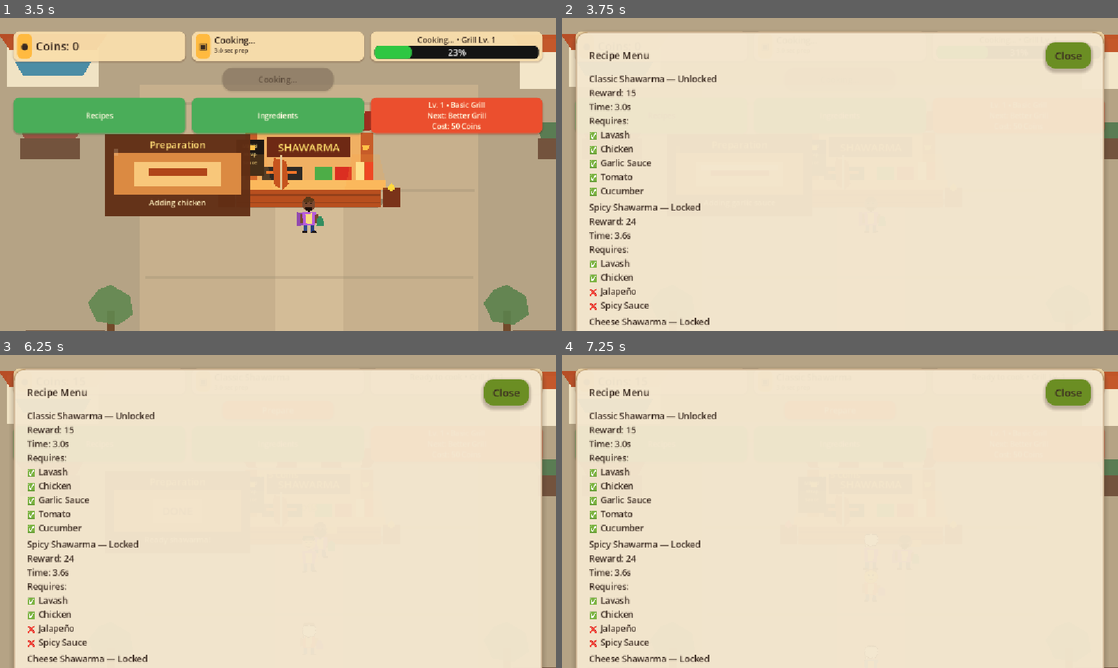
Above: before the commit, frames 1-4 (two rows, left to right).
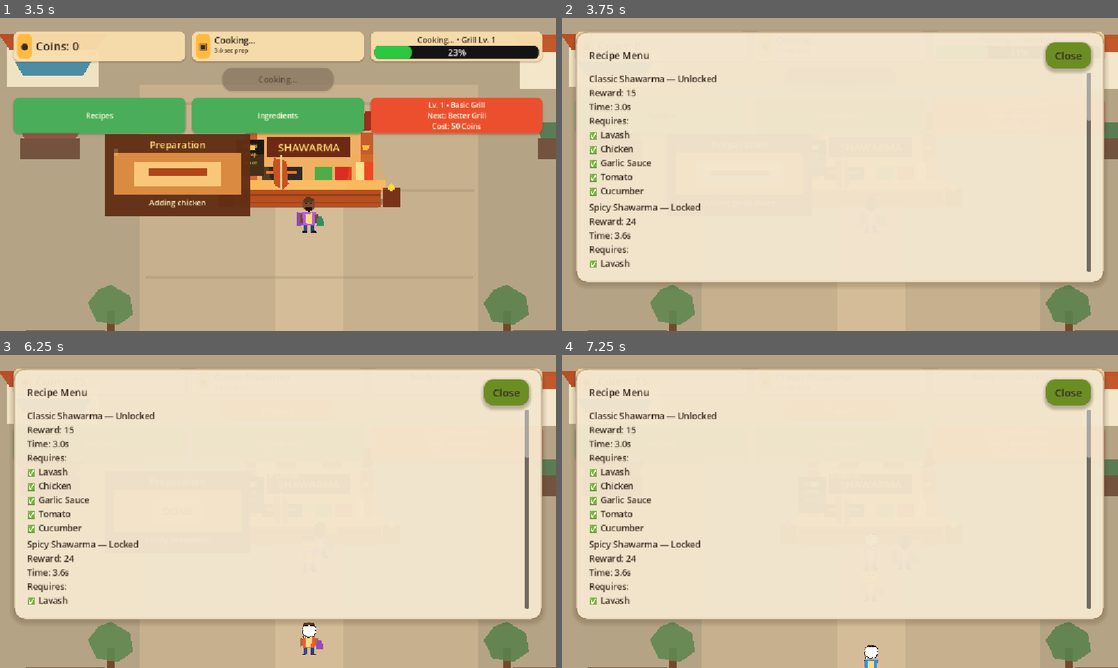
Above: after the commit, the same moments.

Repository: pyto159/ShawarmaEmpire
Game: Godot game, scene res://Scenes/MainMenu.tscn
The game is run twice, just before and just after one commit, with the same random seed, the same clock (stepped at 60 frames per second) and the same inputs.
Inputs:
- Up to frame 1 (3.5 s): click "🆕 New Game" at 0.5 s; click "Lv. 1 • Basic Grill Next: Bet…" at 1.25 s; click "Lv. 1 • Basic Grill Next: Bet…" at 2 s; click "Prepare" at 2.75 s
- Up to frame 2 (3.75 s): click "Recipes" at 3.5 s
- Up to frame 3 (6.25 s): click "Ingredients" at 4.25 s; click "Recipes" at 5 s; click "Ingredients" at 5.75 s
- Up to frame 4 (7.25 s): click "Prepare" at 6.5 s

Frame 1 is identical in both runs. In frame 2, 15% of the frame differs, in the area x 2-98%, y 17-100%; in frame 3, 15%; in frame 4, 15%.

Commit message:
Fix recipe menu scrolling

Diff:
--- a/shawarma-empire/Scripts/UI/GameHUD.gd
+++ b/shawarma-empire/Scripts/UI/GameHUD.gd
@@ -29,6 +29,7 @@
 const PANEL_WIDTH: float = 430.0
 const PANEL_TOP: float = 160.0
 const PANEL_ROW_SEPARATION: int = 8
+const PANEL_HEIGHT: float = 520.0
 const UNLOCKED_TEXT: String = "Unlocked"
 const LOCKED_TEXT: String = "Locked"
 
@@ -226,7 +227,7 @@
 
 
 func _create_progression_panels() -> void:
-	_recipes_panel = _create_base_panel("Recipe Menu")
+	_recipes_panel = _create_base_panel("Recipe Menu", true)
 	_ingredients_panel = _create_base_panel("Ingredient Shop")
 	add_child(_recipes_panel)
 	add_child(_ingredients_panel)
@@ -234,9 +235,10 @@
 	_ingredients_panel.hide()
 
 
-func _create_base_panel(title: String) -> PanelContainer:
+func _create_base_panel(title: String, has_scrollable_rows: bool = false) -> PanelContainer:
 	var panel: PanelContainer = PanelContainer.new()
-	panel.custom_minimum_size = Vector2(PANEL_WIDTH, 0.0)
+	panel.custom_minimum_size = Vector2(PANEL_WIDTH, PANEL_HEIGHT)
+	panel.size = Vector2(PANEL_WIDTH, PANEL_HEIGHT)
 	panel.position = Vector2(14.0, PANEL_TOP)
 	panel.mouse_filter = Control.MOUSE_FILTER_STOP
 
@@ -265,14 +267,29 @@
 	close_button.pressed.connect(Callable(panel, "hide"))
 	header.add_child(close_button)
 
+	if has_scrollable_rows:
+		var scroll_container: ScrollContainer = ScrollContainer.new()
+		scroll_container.name = "RowsScroll"
+		scroll_container.size_flags_vertical = Control.SIZE_EXPAND_FILL
+		scroll_container.size_flags_horizontal = Control.SIZE_EXPAND_FILL
+		scroll_container.horizontal_scroll_mode = ScrollContainer.SCROLL_MODE_DISABLED
+		scroll_container.vertical_scroll_mode = ScrollContainer.SCROLL_MODE_AUTO
+		content.add_child(scroll_container)
+
+		var rows: VBoxContainer = VBoxContainer.new()
+		rows.name = "Rows"
+		rows.size_flags_horizontal = Control.SIZE_EXPAND_FILL
+		rows.add_theme_constant_override("separation", PANEL_ROW_SEPARATION)
+		scroll_container.add_child(rows)
+
 	return panel
 
 
 func _populate_recipe_panel() -> void:
-	var content: VBoxContainer = _get_panel_content(_recipes_panel)
-	_clear_panel_rows(content)
+	var rows: VBoxContainer = _get_panel_rows(_recipes_panel)
+	_clear_rows(rows)
 	for recipe: Recipe in IngredientManager.get_all_recipes():
-		content.add_child(_create_recipe_row(recipe))
+		rows.add_child(_create_recipe_row(recipe))
 
 
 func _create_recipe_row(recipe: Recipe) -> Label:
@@ -323,11 +340,25 @@
 	return panel.get_node("PanelMargin/PanelContent") as VBoxContainer
 
 
+func _get_panel_rows(panel: PanelContainer) -> VBoxContainer:
+	var scroll_rows: Node = panel.get_node_or_null("PanelMargin/PanelContent/RowsScroll/Rows")
+	if scroll_rows is VBoxContainer:
+		return scroll_rows as VBoxContainer
+
+	return _get_panel_content(panel)
+
+
 func _clear_panel_rows(content: VBoxContainer) -> void:
 	for index: int in range(content.get_child_count() - 1, 0, -1):
 		var row: Node = content.get_child(index)
 		content.remove_child(row)
 		row.queue_free()
+
+
+func _clear_rows(rows: VBoxContainer) -> void:
+	for child: Node in rows.get_children():
+		rows.remove_child(child)
+		child.queue_free()
 
 
 func _refresh_open_progression_panel() -> void:
